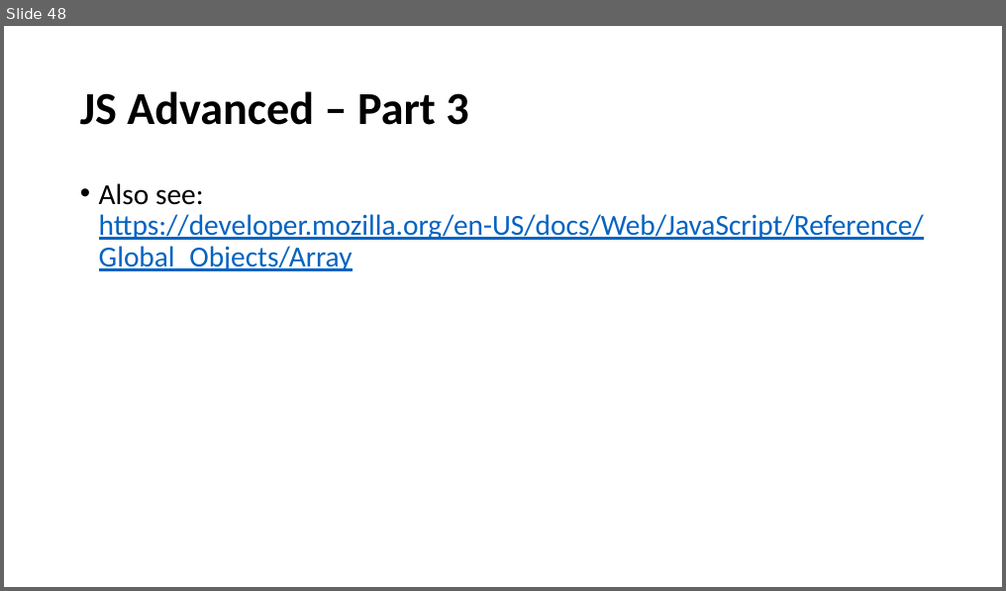
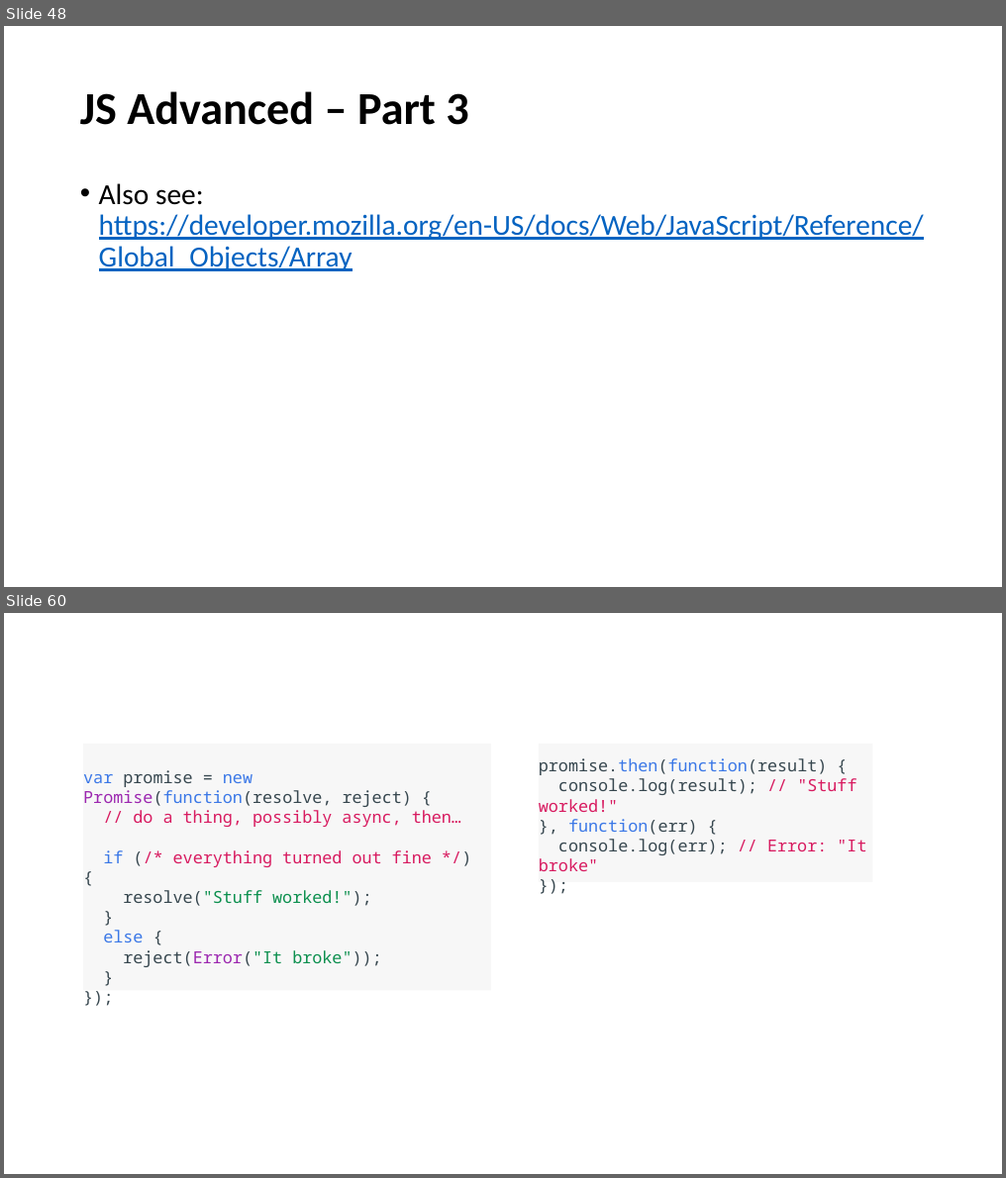
Before and after one commit to perl-easj/WebProg, a slide deck: 30_JavaScript/JavaScriptAdvanced.pptx. Shown one above the other, each under a label of ours: slide 48 before the commit, slides 48 and 60 after it; the slides between them are not shown. The pictures are 1006x591 and 1006x1178 pixels, drawn with LibreOffice and Linux fonts; fonts in the diff are those of the drawing. Boxes give left, top, right and bottom in pixels: in the first picture for what was removed or moved away, otherwise in the second. Text is boxed around its words. In the diff, an @@ line names an element or a change of style, - is before the commit and + after.

```diff
--- a/30_JavaScript/JavaScriptAdvanced.pptx
+++ b/30_JavaScript/JavaScriptAdvanced.pptx
@@ slide 60 added at bbox=[4, 613, 1002, 1174], background #FFFFFF @@
@@ rectangle added at bbox=[83, 744, 491, 991], fill #F7F7F7, 16 pt, text #D81B60 @@
+var promise = new Promise(function(resolve, reject) {
+// do a thing, possibly async, then…
+if (/* everything turned out fine */) {
+resolve("Stuff worked!");
+}
+else {
+reject(Error("It broke"));
+}
+});
@@ rectangle added at bbox=[539, 744, 873, 882], fill #F7F7F7, 16 pt, text #37474F @@
+promise.then(function(result) {
+console.log(result); // "Stuff worked!"
+}, function(err) {
+console.log(err); // Error: "It broke"
+});
```
Also in this commit, not shown: 15 other slides added, 9 other files.
